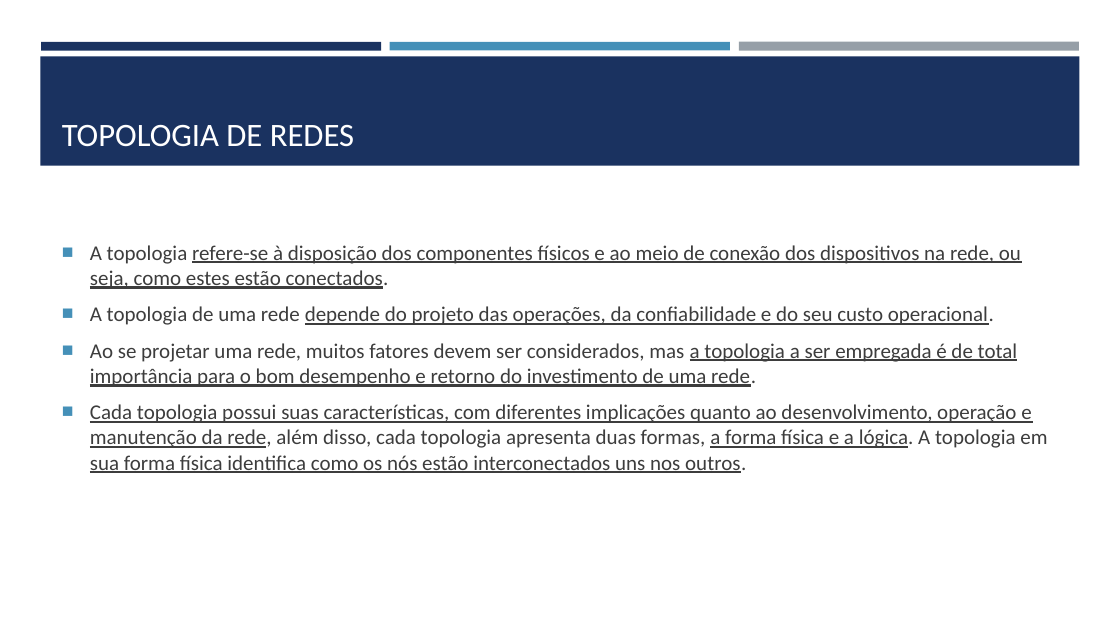
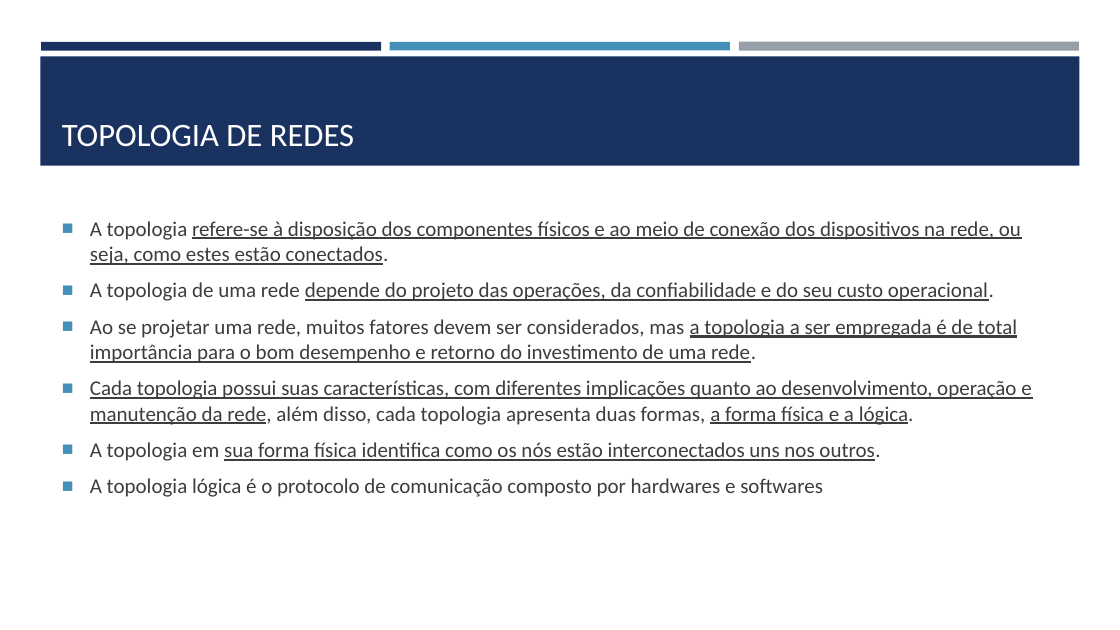
Before and after one commit to joelteixeiradacunha/aulas_php_mysql, a slide deck: slide 29 of Redes/REDES DE COMPUTADORES.pptx. Drawn at 1120x630 pixels with LibreOffice and Linux fonts; fonts in the diff are those of the drawing. Boxes give left, top, right and bottom in pixels: in the first picture for what was removed or moved away, otherwise in the second. Text is boxed around its words. In the diff, an @@ line names an element or a change of style, - is before the commit and + after.

```diff
--- a/Redes/REDES DE COMPUTADORES.pptx
+++ b/Redes/REDES DE COMPUTADORES.pptx
@@ text at box(90, 380, 1031, 497): text changed @@
-■ Cada topologia possui suas características, com diferentes implicações quanto ao desenvolvimento, operação e manutenção da rede, além disso, cada topologia apresenta duas formas, a forma física e a lógica. A topologia em sua forma física identifica como os nós estão interconectados uns nos outros.
+■ Cada topologia possui suas características, com diferentes implicações quanto ao desenvolvimento, operação e manutenção da rede, além disso, cada topologia apresenta duas formas, a forma física e a lógica.
+■ A topologia em sua forma física identifica como os nós estão interconectados uns nos outros.
+■ A topologia lógica é o protocolo de comunicação composto por hardwares e softwares
```
Also in this commit, not shown: 4 slides added, 2 other files.
